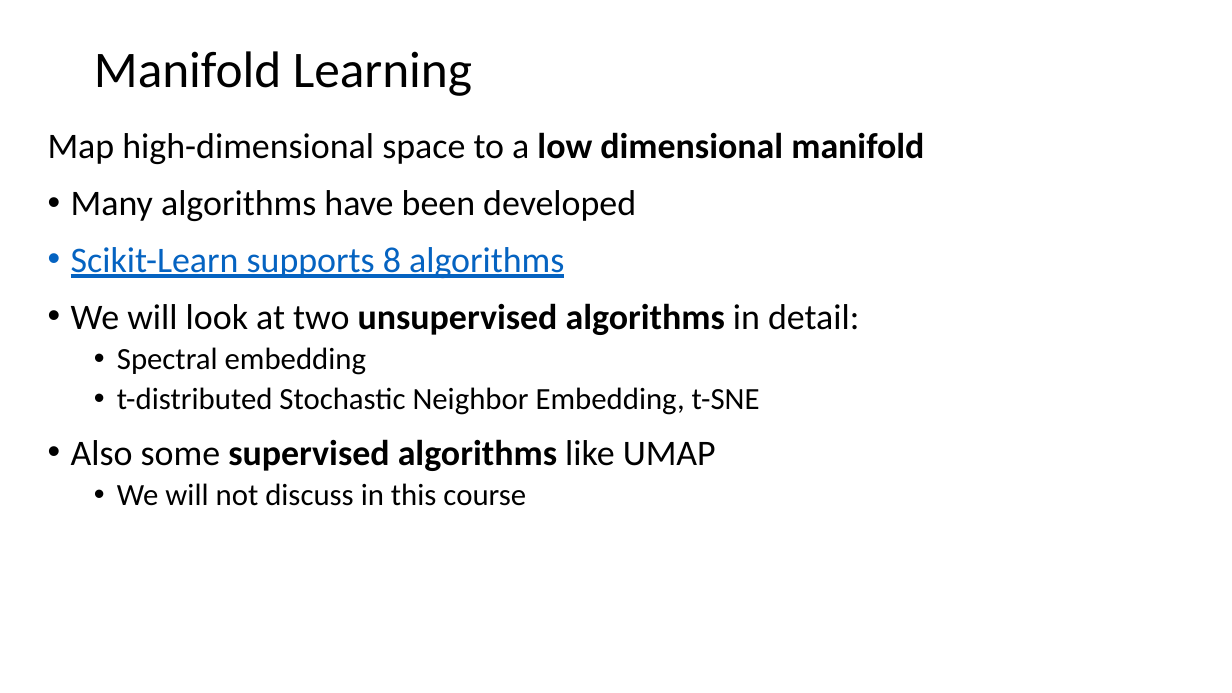
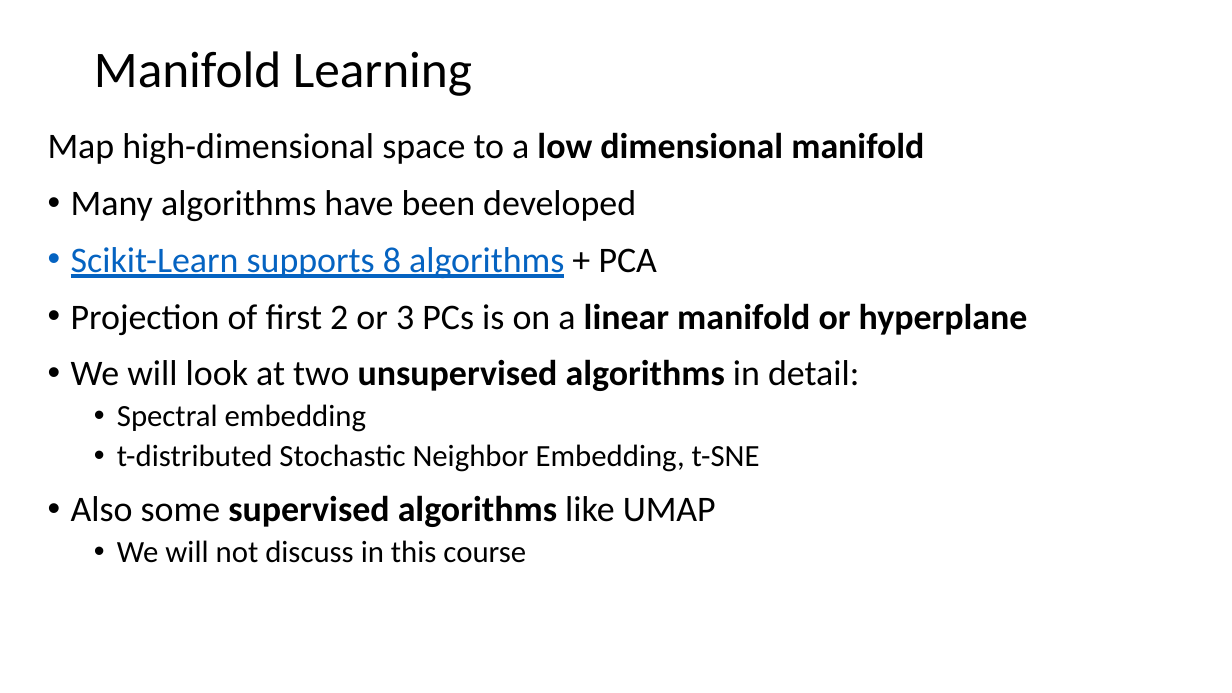
Before and after one commit to StephenElston/CSCI-E-108, a slide deck: slide 30 of slides/10_DimensionalityReduction_Part2.pptx. Drawn at 1232x693 pixels with LibreOffice and Linux fonts; fonts in the diff are those of the drawing. Boxes give left, top, right and bottom in pixels: in the first picture for what was removed or moved away, otherwise in the second. Text is boxed around its words. In the diff, an @@ line names an element or a change of style, - is before the commit and + after.

```diff
--- a/slides/10_DimensionalityReduction_Part2.pptx
+++ b/slides/10_DimensionalityReduction_Part2.pptx
@@ text at (x1=71, y1=247, x2=1028, y2=335): text changed; text colour #0563C1 to #000000 @@
-• Scikit-Learn supports 8 algorithms
+• Scikit-Learn supports 8 algorithms + PCA
+• Projection of first 2 or 3 PCs is on a linear manifold or hyperplane
```
Also in this commit, not shown: 7 other slides changed, 6 slides added.
